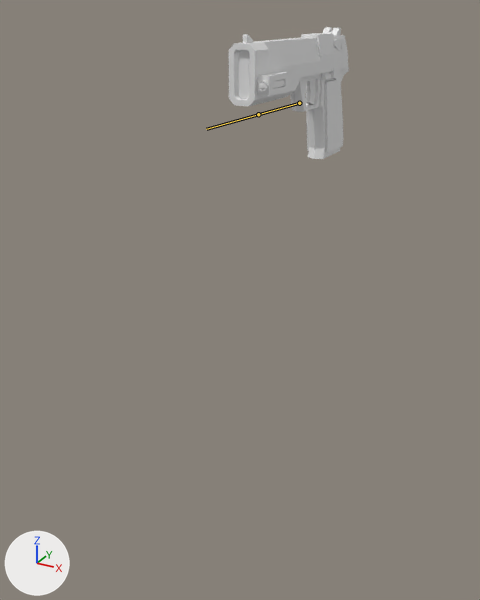
The FBX model Assets/Art/Models/Weapons/Bruno.fbx as it was, and as the next commit left it.
One viewpoint serves both versions: a 50 mm lens placed at (0.345, -0.779, 0.108), pointed at (-0.01, -0.135, -0.215). The lights are fixed; the arrows at lower left show +X, +Y and +Z. The bones that bend it are drawn over the model as lines. Materials are left out; every surface is plain grey.

Names of what the first picture shows: 'Bruno'.
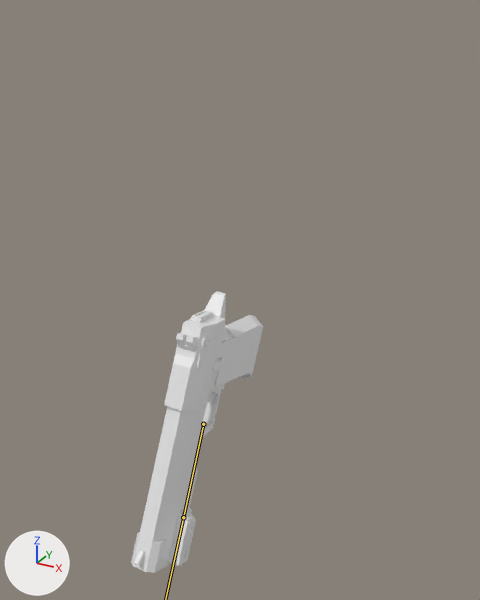
The newer file adds an action. The first version stands in its rest pose; the second is drawn at frame 14 of the action 'Bruno Rig|Unequip'.

The change, as JSON lines over the scene's bpy script:
```json
{"block": "bone_root", "where": "bone_root = bpy.data.objects['Bruno Rig'].pose.bones['Root']"}
{"op": "set", "path": "bone_root.location", "old": "(0.0, 0.0, 0.0)", "new": "(0.0, 0.2376, 0.3279)"}
{"op": "set", "path": "bone_root.rotation_quaternion", "old": "(1.0, 0.0, 0.0, 0.0)", "new": "(0.849, 0.528, 0.0, 0.0)", "note": "degrees (0, 0, 0) -> degrees (64, 0, 0)"}
```

Boxes [x1, y1, x2, y2] around the edits, measured in the pictures (480 x 600 px):
```json
{"object": "Bruno", "change": "posed", "before": [229, 27, 349, 159], "after": [131, 291, 263, 573], "on screen": "10% wider, 113% taller"}
{"bone": "Root", "before": "(299, 103) to (258, 114)", "after": "(203, 424) to (183, 517)"}
```
